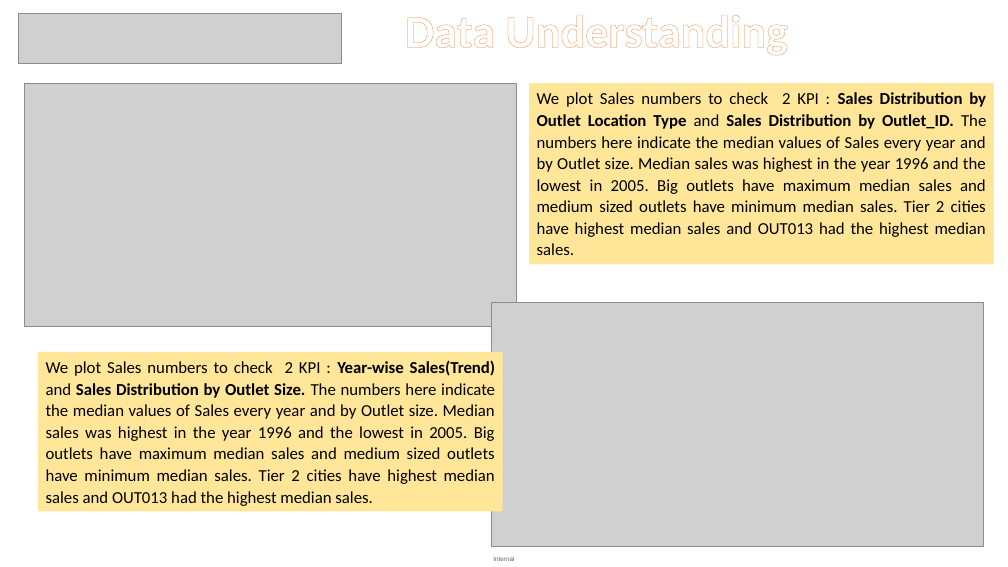
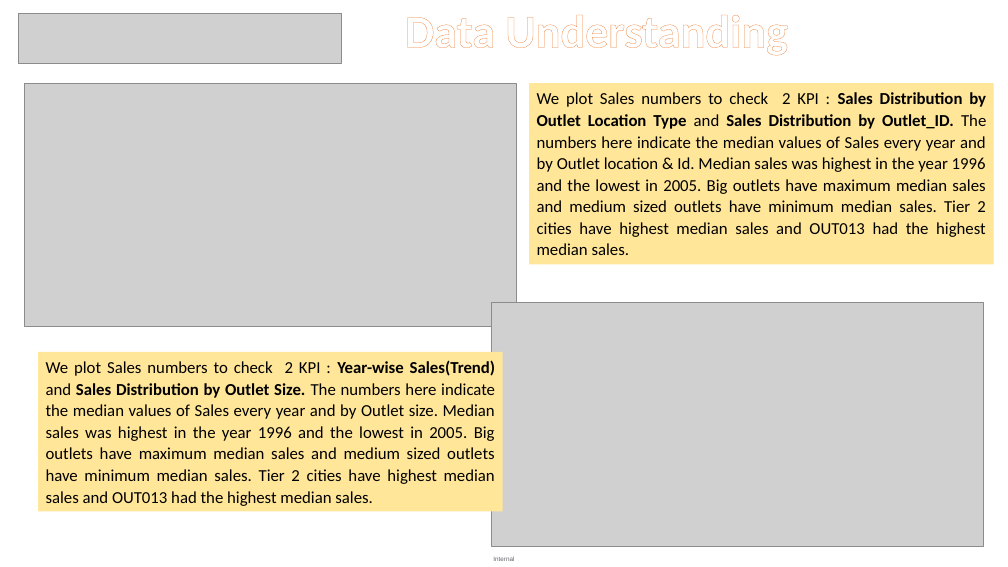
Before and after one commit to ghoshark/MachineHack-DAC-2021-Hackathon, a slide deck: slide 8 of Submission Files/Analytics_Olympiad_Presentation.pptx. Drawn at 1008x567 pixels with LibreOffice and Linux fonts; fonts in the diff are those of the drawing; grey boxes stand for pictures. Boxes give left, top, right and bottom in pixels: in the first picture for what was removed or moved away, otherwise in the second. Text is boxed around its words. In the diff, an @@ line names an element or a change of style, - is before the commit and + after.

```diff
--- a/Submission Files/Analytics_Olympiad_Presentation.pptx
+++ b/Submission Files/Analytics_Olympiad_Presentation.pptx
@@ text in rectangle at [537, 92, 986, 255]: text changed @@
-We plot Sales numbers to check 2 KPI : Sales Distribution by Outlet Location Type and Sales Distribution by Outlet_ID. The numbers here indicate the median values of Sales every year and by Outlet size. Median sales was highest in the year 1996 and the lowest in 2005. Big outlets have maximum median sales and medium sized outlets have minimum median sales. Tier 2 cities have highest median sales and OUT013 had the highest median sales.
+We plot Sales numbers to check 2 KPI : Sales Distribution by Outlet Location Type and Sales Distribution by Outlet_ID. The numbers here indicate the median values of Sales every year and by Outlet location & Id. Median sales was highest in the year 1996 and the lowest in 2005. Big outlets have maximum median sales and medium sized outlets have minimum median sales. Tier 2 cities have highest median sales and OUT013 had the highest median sales.
```
Also in this commit, not shown: 5 other slides changed, 6 slides added, 2 slides removed, 6 other files.
